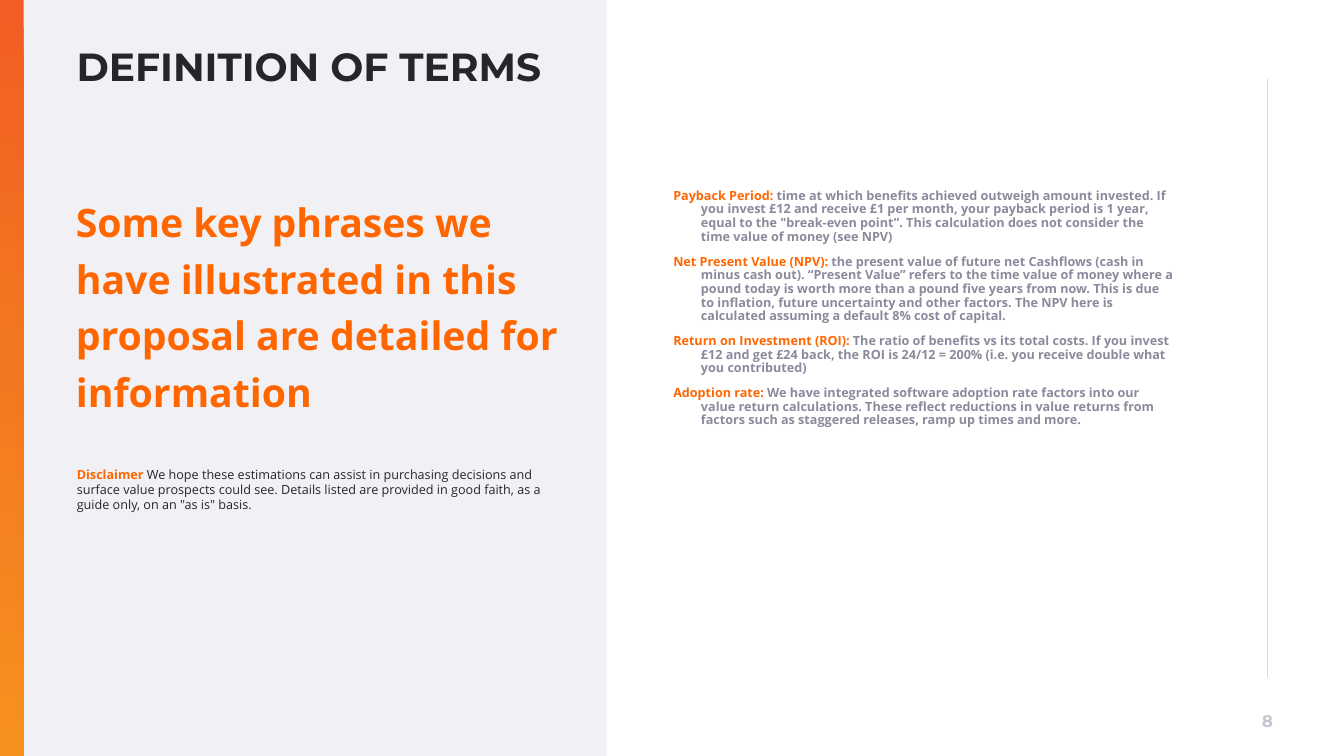
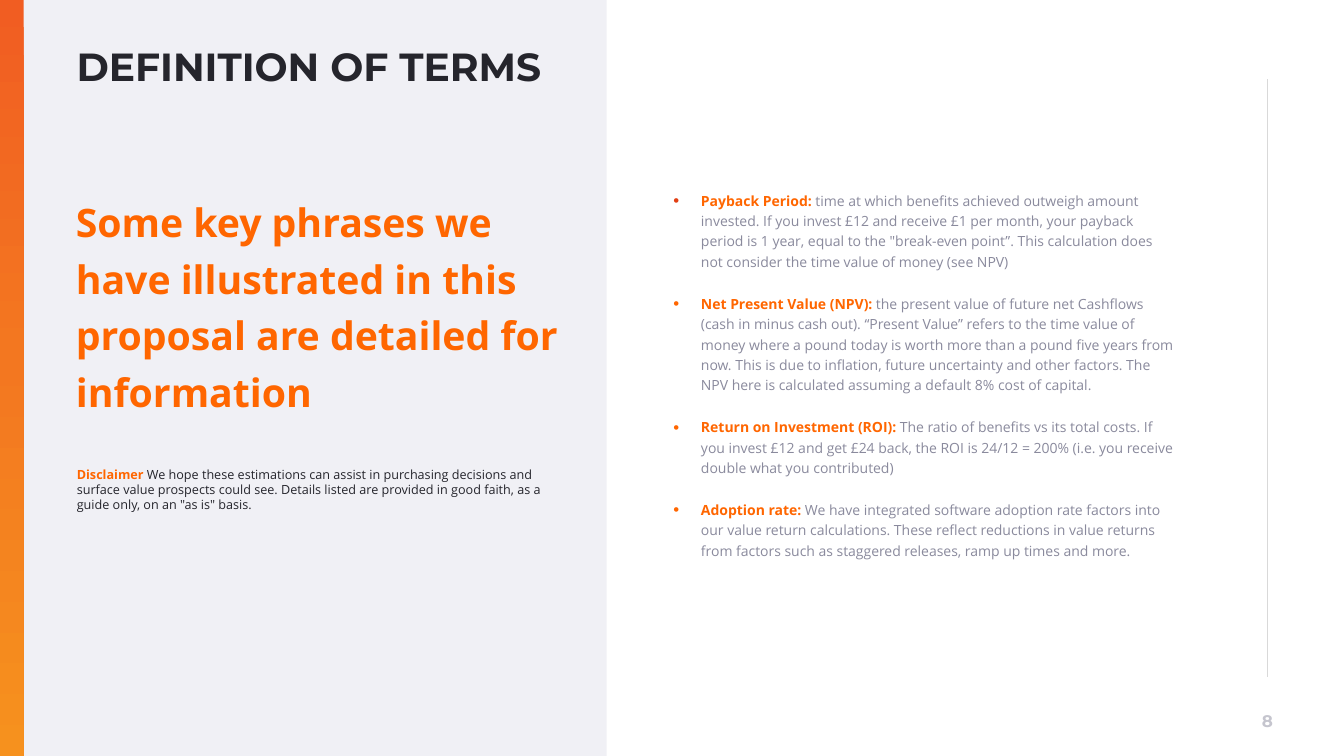
Before and after one commit to muratozdemirpiblo/ppt-api, a slide deck: slide 8 of sales.pptx. Drawn at 1344x756 pixels with LibreOffice and Linux fonts; fonts in the diff are those of the drawing; background and template pictures are left out. Boxes give left, top, right and bottom in pixels: in the first picture for what was removed or moved away, otherwise in the second. Text is boxed around its words. In the diff, an @@ line names an element or a change of style, - is before the commit and + after.

```diff
--- a/sales.pptx
+++ b/sales.pptx
@@ text "Payback Period: time at which ..." at box(701, 195, 1174, 560): size 9 to 10 pt, bold off; bullet none to •; line spacing 0.9 to 1.2; more space between paragraphs @@
```
Also in this commit, not shown: 1 other slide changed, 1 other file.
